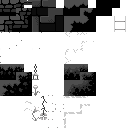
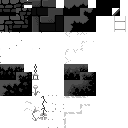
Comparing the layer stacks of the two 128x128 images. Changes:
added layer "Ground 2 copy 42" in group "Ground 1" over [112, 8, 120, 16]
